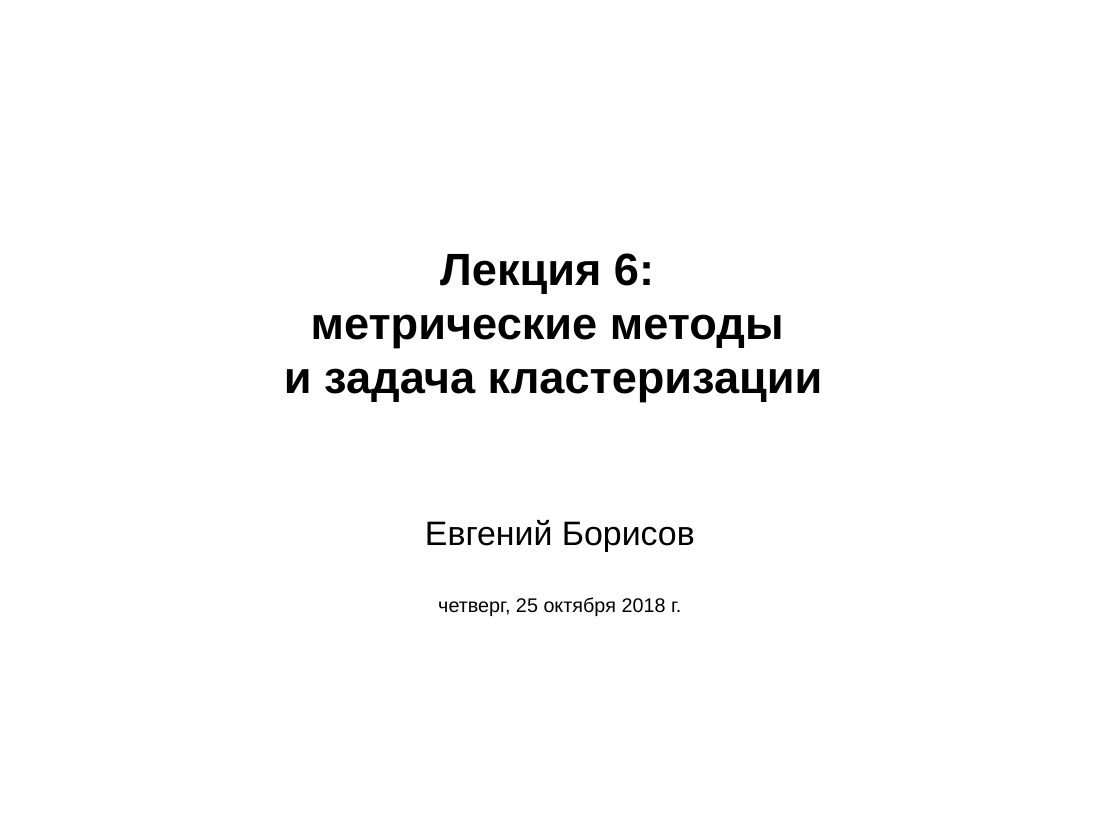
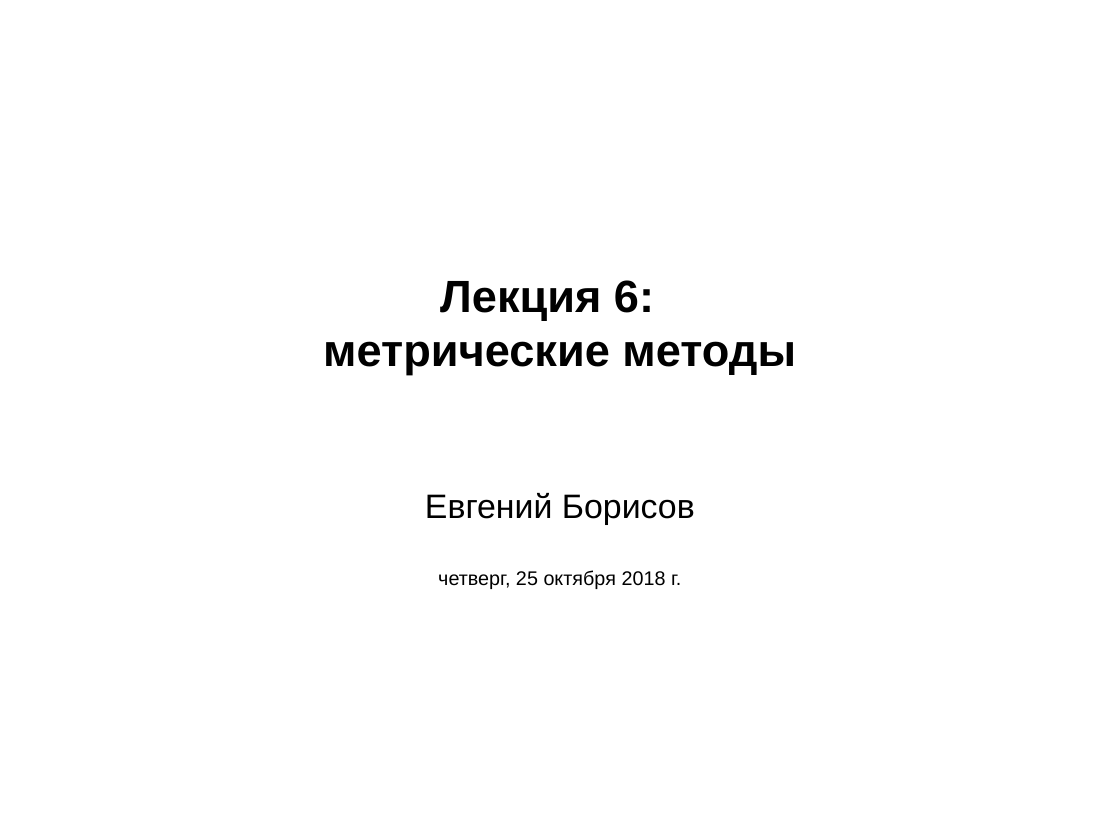
Before and after one commit to mechanoid5/ml_lectorium_legacy, a slide deck: slide 1 of 06-metric.odp. Drawn at 1120x840 pixels with LibreOffice and Linux fonts; fonts in the diff are those of the drawing; background and template pictures are left out. Boxes give left, top, right and bottom in pixels: in the first picture for what was removed or moved away, otherwise in the second. Text is boxed around its words. In the diff, an @@ line names an element or a change of style, - is before the commit and + after.

```diff
--- a/06-metric.odp
+++ b/06-metric.odp
@@ subtitle at [284,368,823,402]: paragraph removed @@
-и задача кластеризации
```
Also in this commit, not shown: 6 other slides changed, 15 slides added, 4 other files.
